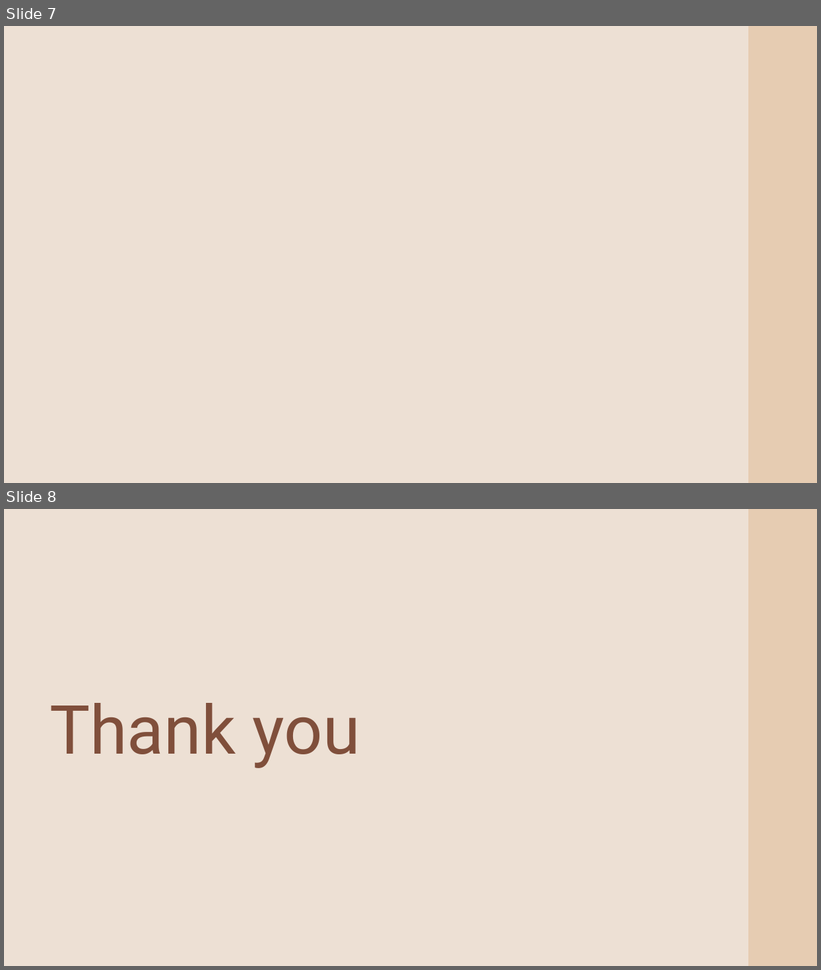
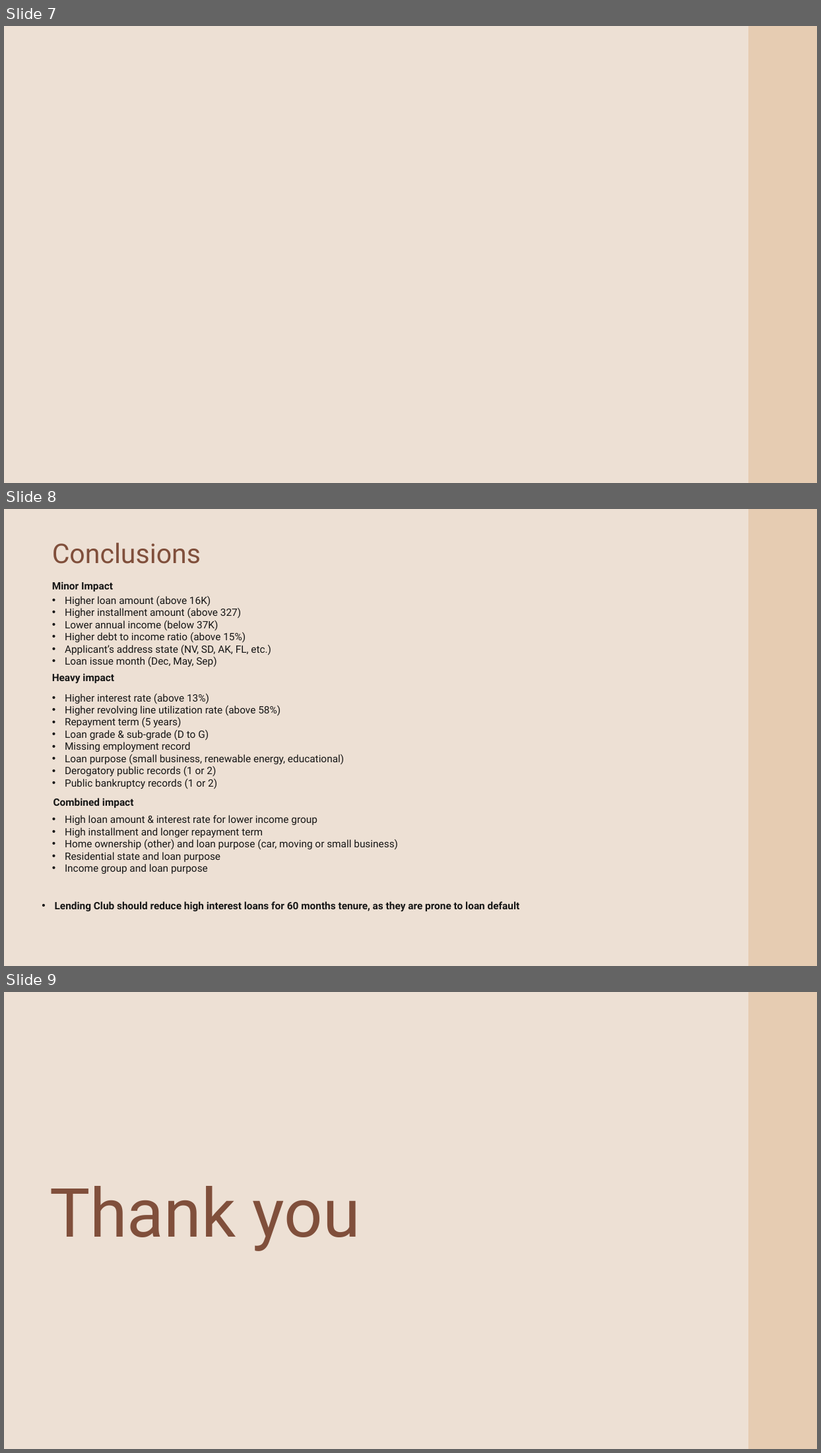
Before and after one commit to thomson18/lending_club_case_study, a slide deck: LENDING_CLUB_CASE_STUDY.pptx. Shown one above the other, each under a label of ours: slides 7 and 8 before the commit, slides 7, 8 and 9 after it. The pictures are 821x970 and 821x1453 pixels, drawn with LibreOffice and Linux fonts; fonts in the diff are those of the drawing; background and template pictures are left out. Boxes give left, top, right and bottom in pixels: in the first picture for what was removed or moved away, otherwise in the second. Text is boxed around its words. In the diff, an @@ line names an element or a change of style, - is before the commit and + after.

```diff
--- a/LENDING_CLUB_CASE_STUDY.pptx
+++ b/LENDING_CLUB_CASE_STUDY.pptx
@@ slide 8 added at (x1=4, y1=509, x2=817, y2=966), background #EDE0D4 @@
@@ freeform shape added at (x1=748, y1=509, x2=817, y2=966), fill #E6CCB2 @@
@@ text added at (x1=52, y1=543, x2=201, y2=564), 48 pt, text #804F3B @@
+Conclusions
@@ text added at (x1=52, y1=582, x2=113, y2=591), 18 pt, text #151515, bold @@
+Minor Impact
@@ text added at (x1=65, y1=596, x2=398, y2=874), 18 pt, text #151515 @@
+• Higher loan amount (above 16K)
+• Higher installment amount (above 327)
+• Lower annual income (below 37K)
+• Higher debt to income ratio (above 15%)
+• Applicant’s address state (NV, SD, AK, FL, etc.)
+• Loan issue month (Dec, May, Sep)
+• Higher interest rate (above 13%)
+• Higher revolving line utilization rate (above 58%)
+• Repayment term (5 years)
+• Loan grade & sub-grade (D to G)
+• Missing employment record
+• Loan purpose (small business, renewable energy, educational)
+• Derogatory public records (1 or 2)
+• Public bankruptcy records (1 or 2)
+• High loan amount & interest rate for lower income group
+• High installment and longer repayment term
+• Home ownership (other) and loan purpose (car, moving or small business)
+• Residential state and loan purpose
+• Income group and loan purpose
@@ text added at (x1=52, y1=673, x2=114, y2=684), 18 pt, text #151515, bold @@
+Heavy impact
@@ text added at (x1=54, y1=798, x2=134, y2=808), 18 pt, text #151515, bold @@
+Combined impact
@@ text added at (x1=55, y1=902, x2=520, y2=912), 18 pt, text #151515, bold @@
+• Lending Club should reduce high interest loans for 60 months tenure, as they are prone to loan default
@@ what was slide 8 is now slide 9 @@
```
Also in this commit, not shown: 1 other slide added, 1 slide removed, 2 other files.
